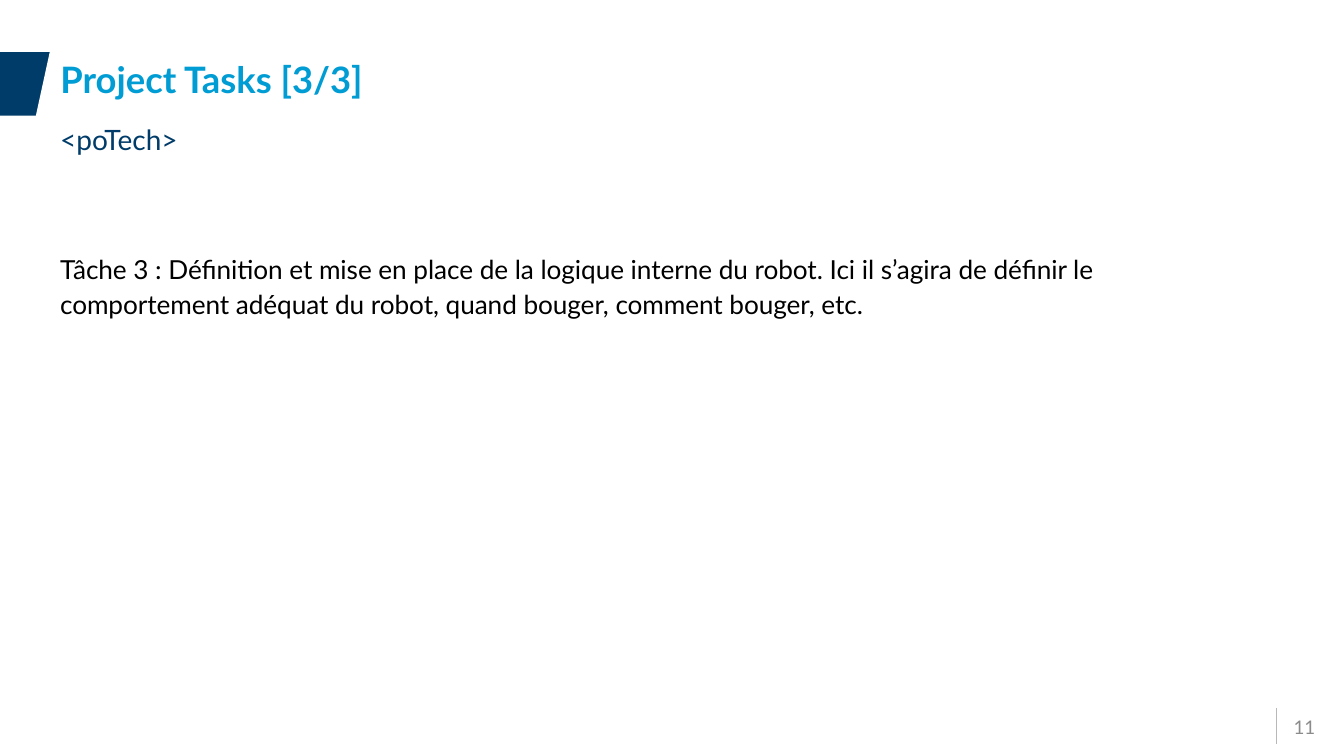
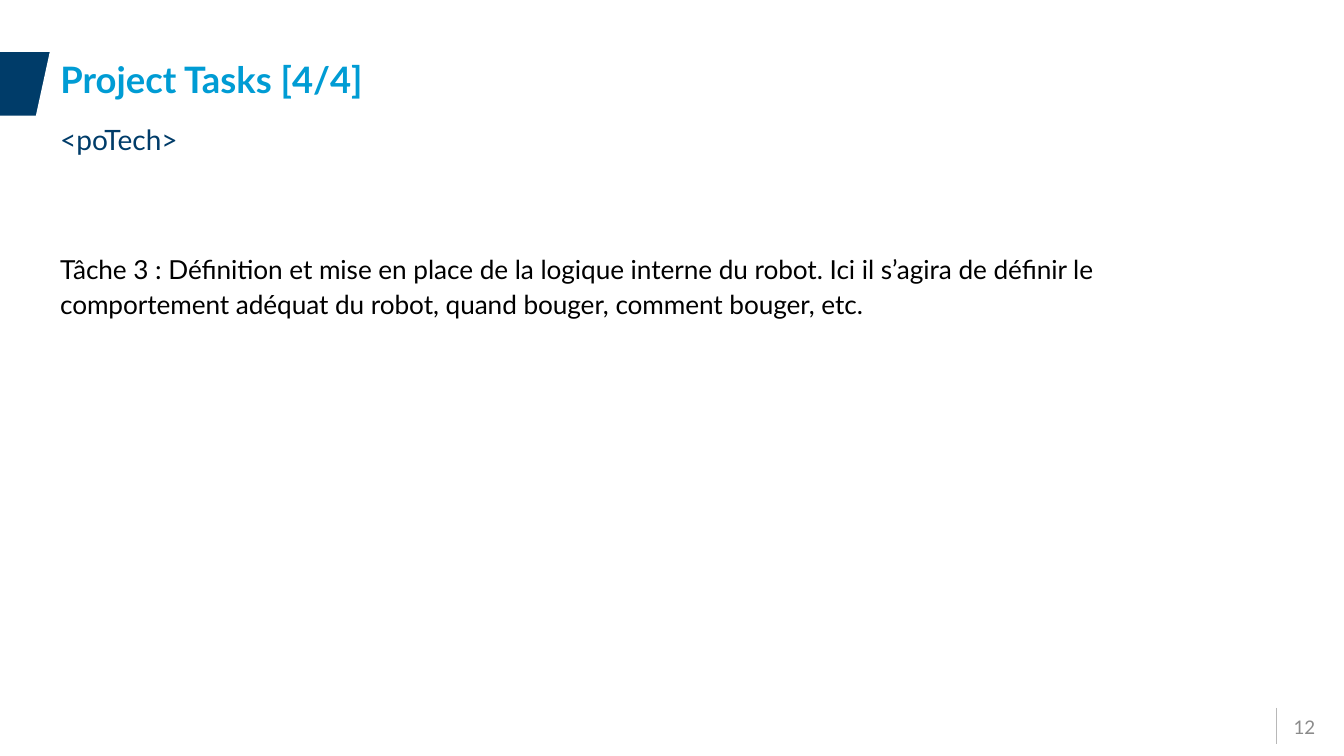
Before and after one commit to HW-Alex/ProjetIotYnov, a slide deck: slide 12 of Projet/Presentation/Presentation_Groupe05.pptx (slide 11 before the commit). Drawn at 1344x756 pixels with LibreOffice and Linux fonts; fonts in the diff are those of the drawing; background and template pictures are left out. Boxes give left, top, right and bottom in pixels: in the first picture for what was removed or moved away, otherwise in the second. Text is boxed around its words. In the diff, an @@ line names an element or a change of style, - is before the commit and + after.

```diff
--- a/Projet/Presentation/Presentation_Groupe05.pptx
+++ b/Projet/Presentation/Presentation_Groupe05.pptx
@@ title at bbox=[60, 65, 363, 100]: text changed @@
-Project Tasks [3/3]
+Project Tasks [4/4]
@@ page number at bbox=[1294, 720, 1316, 734]: text changed @@
-11
+12
```
Also in this commit, not shown: 7 other slides changed, 1 slide added.
